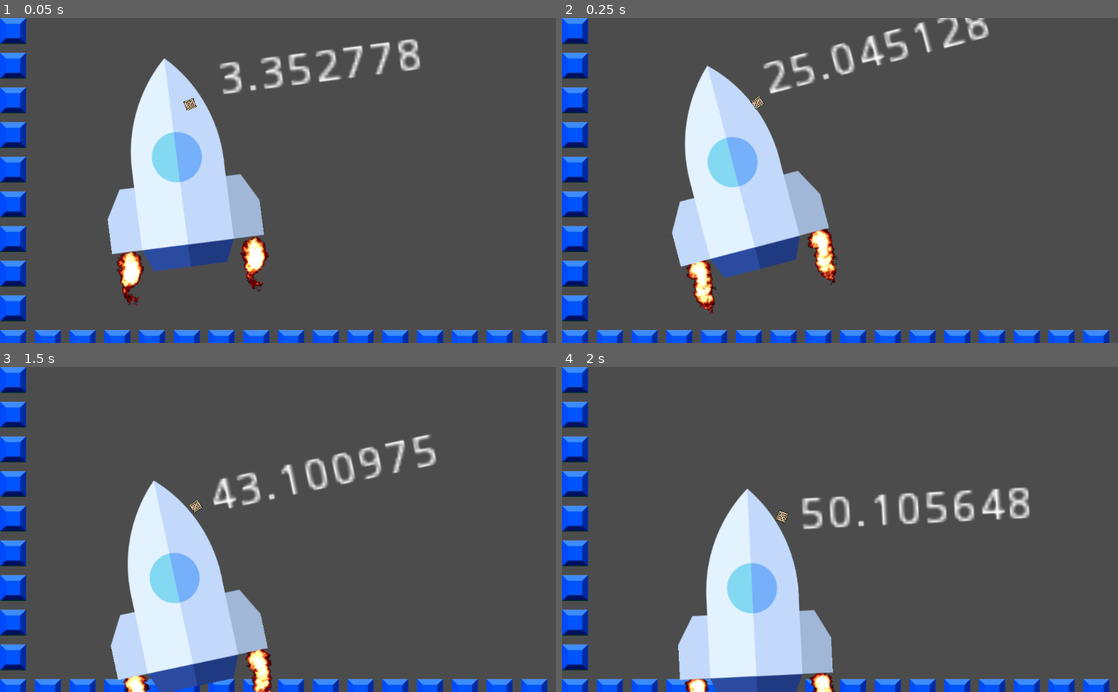
Above: before the commit, frames 1-4 (two rows, left to right).
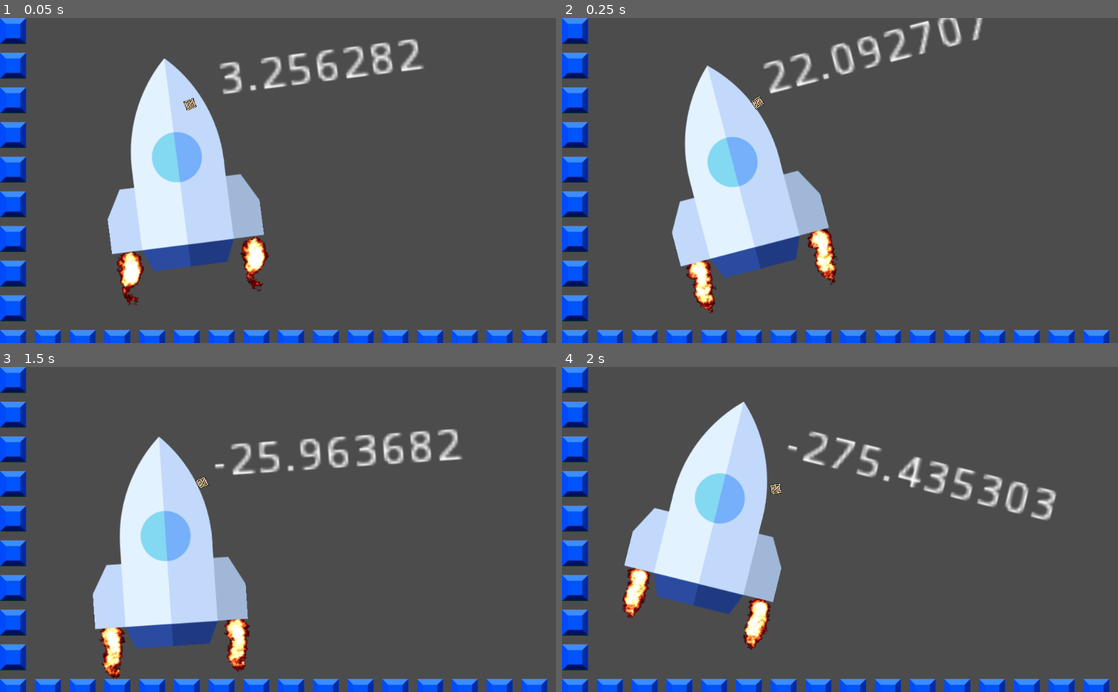
Above: after the commit, the same moments.

Repository: paul-asvb/raekaetae
Game: Godot game, scene res://src/levels/TestLevel.tscn
Same seed, same stepped clock (60 frames per second), same inputs: the game is played once before the commit and once after it.
Inputs:
- Up to frame 1 (0.05 s): no input
- Up to frame 2 (0.25 s): no input
- Up to frame 3 (1.5 s): hold Right (move_right) 0.53-1.28 s; hold A (move_left) from 1.28 s (still down)
- Up to frame 4 (2 s): keep holding A (move_left)

The runs differ from the first frame. In frame 1, 1.0% of the frame differs, in the area x 47-77%, y 7-22%; in frame 2, 1.4%; in frame 3, 15%; in frame 4, 22%, in the area x 10-89%, y 10-100%.

Commit message:
thrust steering test

Diff:
--- a/project.godot
+++ b/project.godot
@@ -38,11 +38,6 @@
 , Object(InputEventKey,"resource_local_to_scene":false,"resource_name":"","device":0,"alt":false,"shift":false,"control":false,"meta":false,"command":false,"pressed":false,"scancode":68,"unicode":0,"echo":false,"script":null)
  ]
 }
-thrust={
-"deadzone": 0.5,
-"events": [ Object(InputEventKey,"resource_local_to_scene":false,"resource_name":"","device":0,"alt":false,"shift":false,"control":false,"meta":false,"command":false,"pressed":false,"scancode":32,"unicode":0,"echo":false,"script":null)
- ]
-}
 
 [layer_names]
 
--- a/src/actors/Player.gd
+++ b/src/actors/Player.gd
@@ -1,14 +1,19 @@
 extends Actor
 
-
+var force := Vector2(0,-10)
 
 func _physics_process(delta: float) -> void:
 
-	var input :=  Input.get_action_strength("thrust")
-	if input ==	 1 :
-		add_force(Vector2(0,10),Vector2(0,-10))
+	var left :=  Input.get_action_strength("move_left")
+	var right :=  Input.get_action_strength("move_right")
+	if right ==	 1 :
+		add_force(Vector2(-10,10),force)
+	if left ==	 1 :
+		add_force(Vector2(10,10),force)
 
-	add_force(Vector2(0,0),Vector2(0,2))
+	#linear_velocity = max(Vector2(10,10))
+
+	#add_force(Vector2(0,0),Vector2(0,2))
 
 
 
